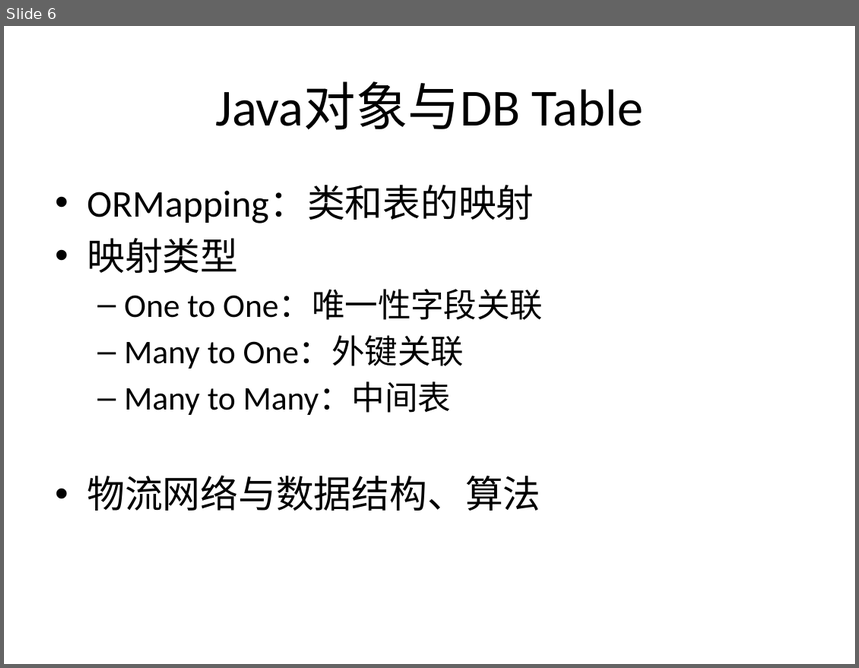
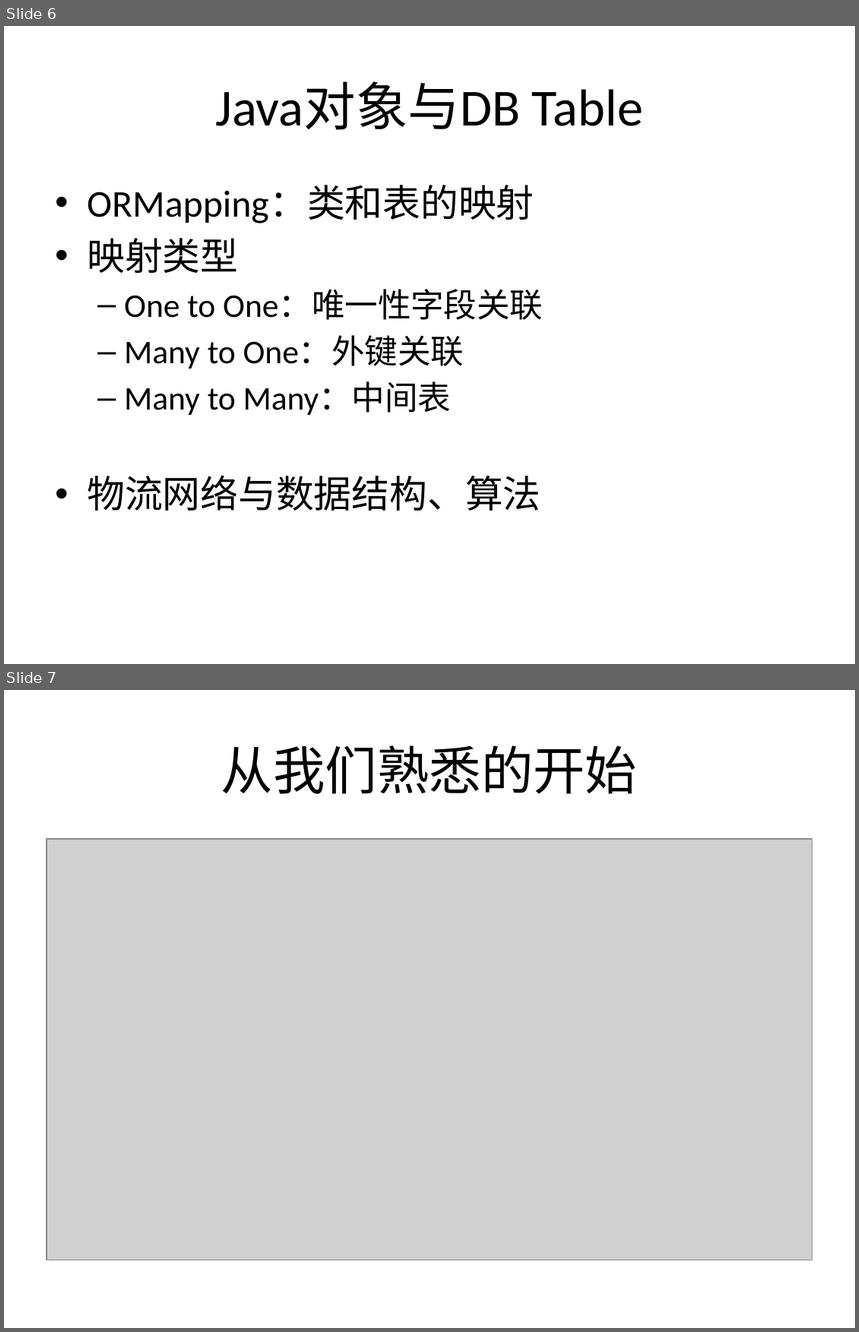
Before and after one commit to boubei-com/boubei-learn, a slide deck: doc/2.Java与数据挖掘.pptx. Shown one above the other, each under a label of ours: slide 6 before the commit, slides 6 and 7 after it. The pictures are 859x668 and 859x1332 pixels, drawn with LibreOffice and Linux fonts; fonts in the diff are those of the drawing; grey boxes stand for pictures. Boxes give left, top, right and bottom in pixels: in the first picture for what was removed or moved away, otherwise in the second. Text is boxed around its words. In the diff, an @@ line names an element or a change of style, - is before the commit and + after.

```diff
--- a/doc/2.Java与数据挖掘.pptx
+++ b/doc/2.Java与数据挖掘.pptx
@@ slide 7 added at (4,690,855,1328), background #FFFFFF @@
@@ title added at (221,745,637,794), 44 pt, text #000000 @@
+从我们熟悉的开始
@@ picture added at (47,839,813,1260) @@
```
Also in this commit, not shown: 1 slide changed, 6 other files.
